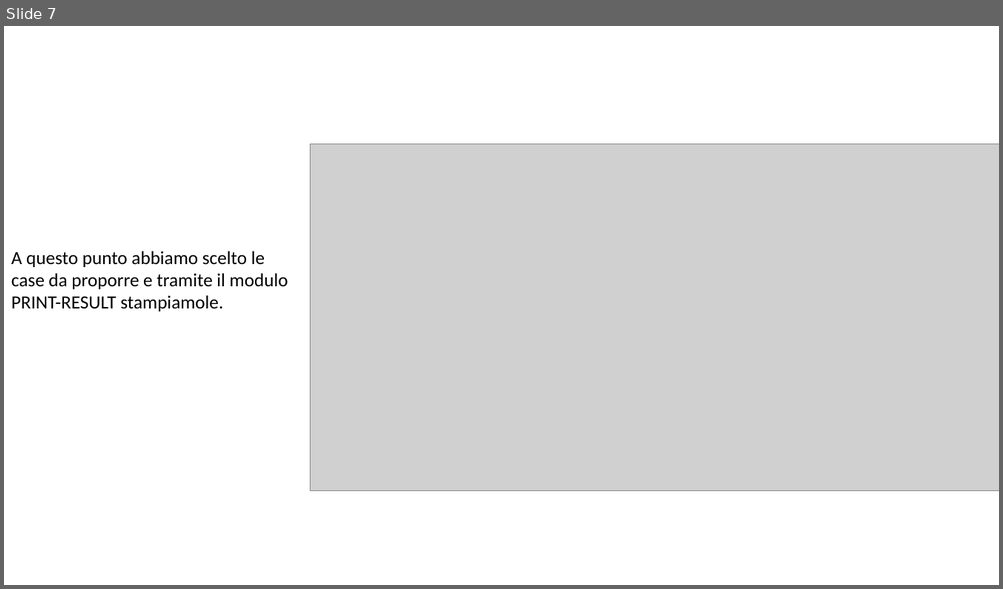
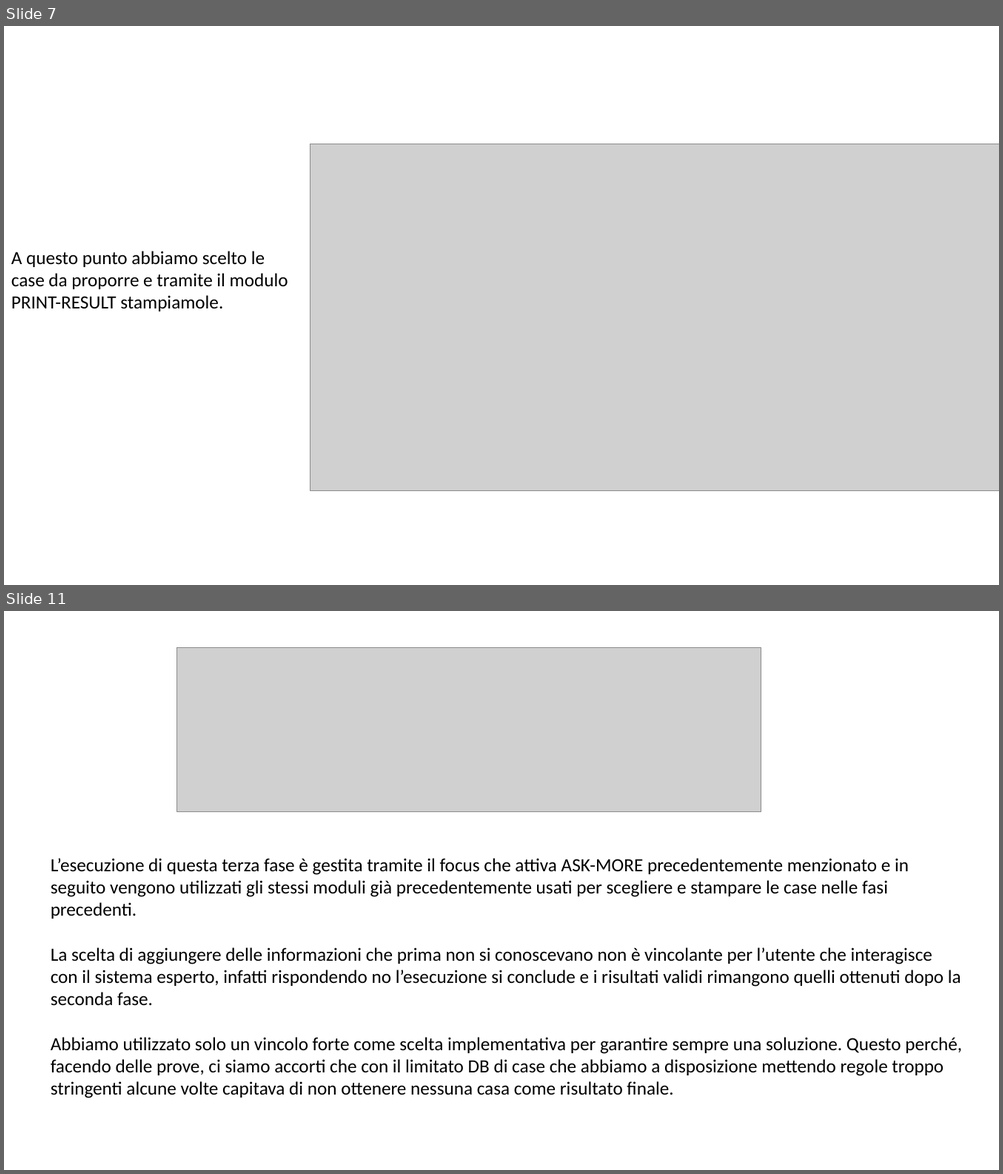
Before and after one commit to giargiapower/prolog-clingo-clips-soar, a slide deck: Presentazioni/Presentazione_Clips.pptx. Shown one above the other, each under a label of ours: slide 7 before the commit, slides 7 and 11 after it; the slides between them are not shown. The pictures are 1003x589 and 1003x1174 pixels, drawn with LibreOffice and Linux fonts; fonts in the diff are those of the drawing; grey boxes stand for pictures. Boxes give left, top, right and bottom in pixels: in the first picture for what was removed or moved away, otherwise in the second. Text is boxed around its words. In the diff, an @@ line names an element or a change of style, - is before the commit and + after.

```diff
--- a/Presentazioni/Presentazione_Clips.pptx
+++ b/Presentazioni/Presentazione_Clips.pptx
@@ slide 11 added at (4,611,999,1170), background #FFFFFF @@
@@ picture added at (177,647,760,812) @@
@@ text added at (51,858,962,1099), 18 pt, text #000000 @@
+L’esecuzione di questa terza fase è gestita tramite il focus che attiva ASK-MORE precedentemente menzionato e in seguito vengono utilizzati gli stessi moduli già precedentemente usati per scegliere e stampare le case nelle fasi precedenti.
+La scelta di aggiungere delle informazioni che prima non si conoscevano non è vincolante per l’utente che interagisce con il sistema esperto, infatti rispondendo no l’esecuzione si conclude e i risultati validi rimangono quelli ottenuti dopo la seconda fase.
+Abbiamo utilizzato solo un vincolo forte come scelta implementativa per garantire sempre una soluzione. Questo perché, facendo delle prove, ci siamo accorti che con il limitato DB di case che abbiamo a disposizione mettendo regole troppo stringenti alcune volte capitava di non ottenere nessuna casa come risultato finale.
```
Also in this commit, not shown: 1 slide changed, 3 other slides added, 4 slides removed.
